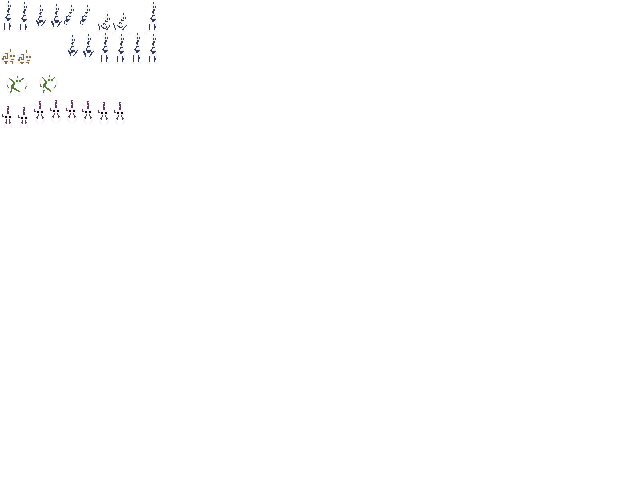
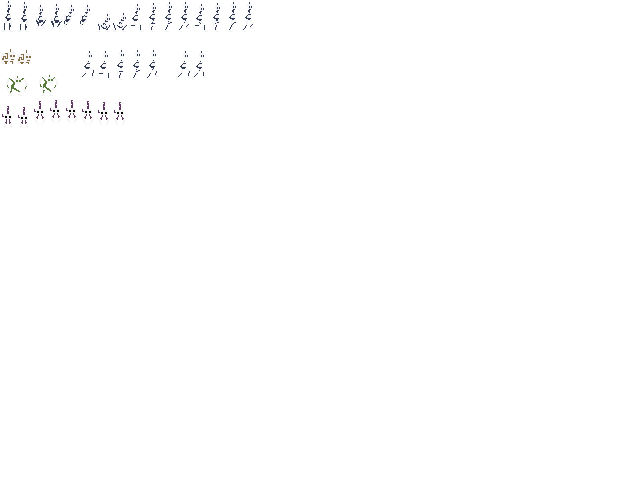
The second 640×480 image is a revision of the first. Changes to its layers:
painted on "layer" over [67, 1, 254, 80]
